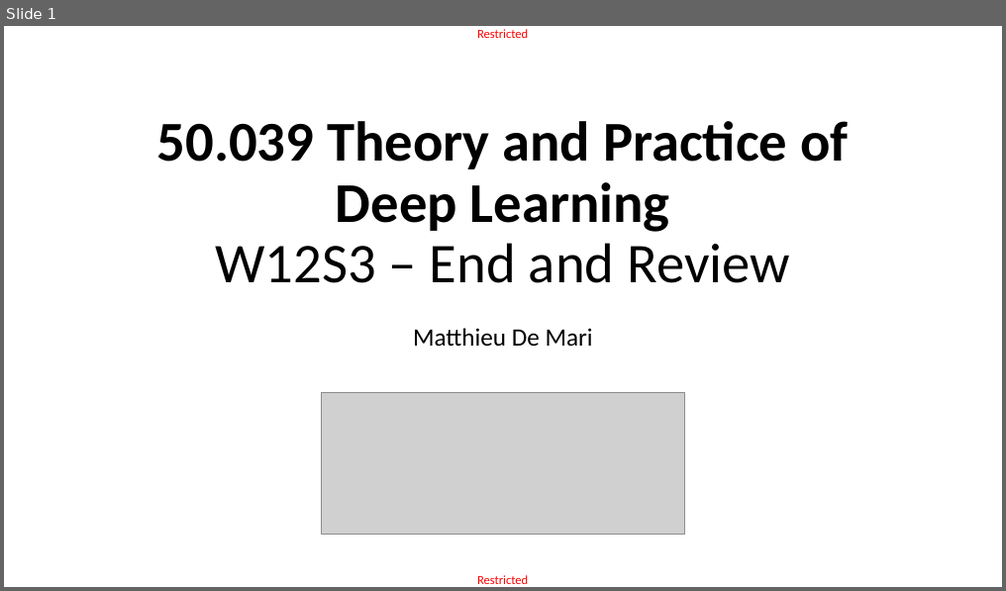
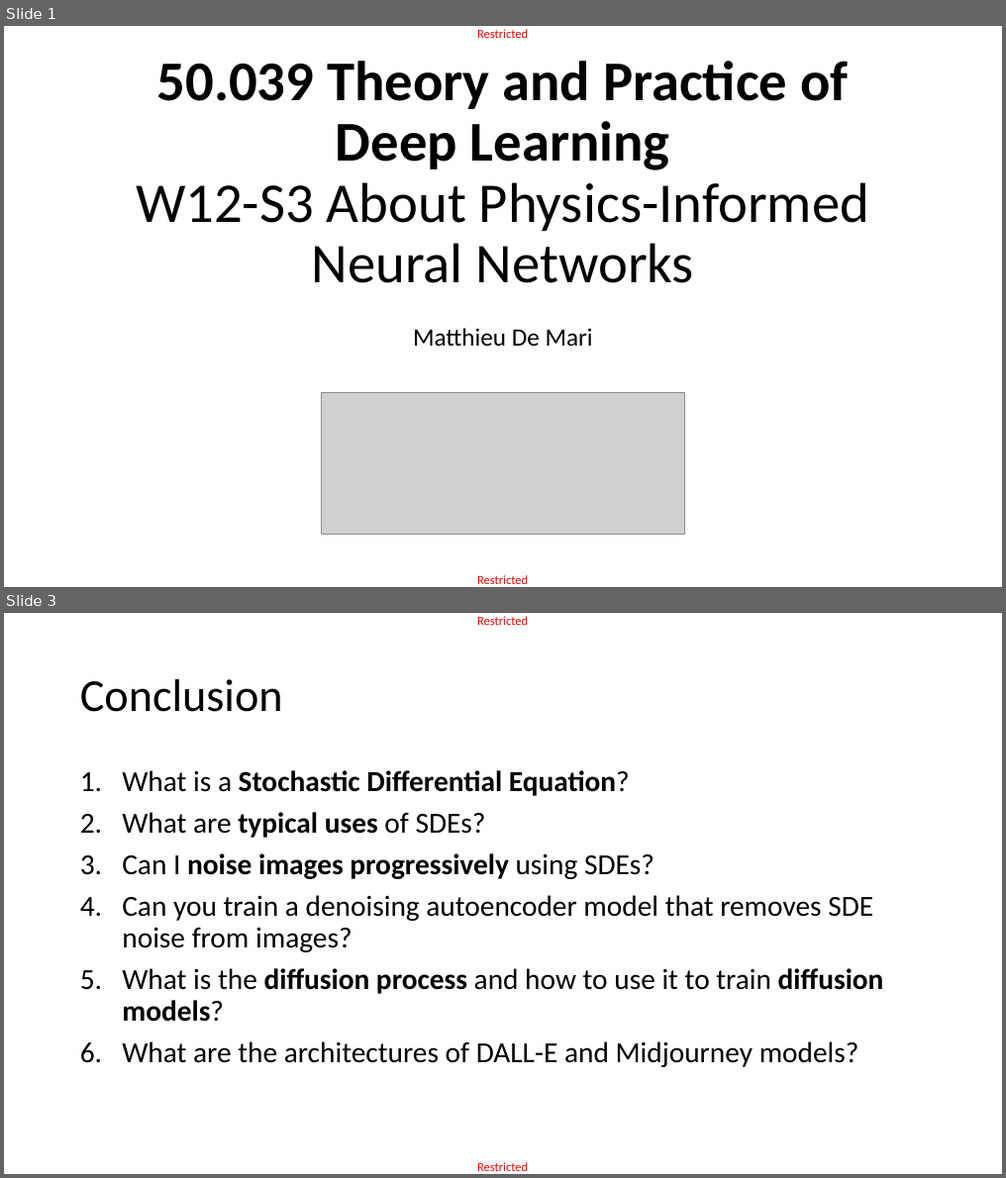
Before and after one commit to matthieudemari/SUTD_DL_50_039, a slide deck: W12/3. W12S3 final/W12S3.pptx. Shown one above the other, each under a label of ours: slide 1 before the commit, slides 1 and 3 after it; the slides between them are not shown. The pictures are 1006x591 and 1006x1178 pixels, drawn with LibreOffice and Linux fonts; fonts in the diff are those of the drawing; grey boxes stand for pictures. Boxes give left, top, right and bottom in pixels: in the first picture for what was removed or moved away, otherwise in the second. Text is boxed around its words. In the diff, an @@ line names an element or a change of style, - is before the commit and + after.

Commit message:
Adding materials for a lecture on Physics-Informed Neural Networks.

```diff
--- a/W12/3. W12S3 final/W12S3.pptx
+++ b/W12/3. W12S3 final/W12S3.pptx
@@ slide 3 added at (4, 613, 1002, 1174), background #FFFFFF; not listed: 2 template elements that a slide beside it also shows @@
@@ title added at (80, 679, 283, 712), 44 pt, text #000000 @@
+Conclusion
@@ text added at (122, 770, 884, 1067), 28 pt, text #000000 @@
+1. What is a Stochastic Differential Equation?
+2. What are typical uses of SDEs?
+3. Can I noise images progressively using SDEs?
+4. Can you train a denoising autoencoder model that removes SDE noise from images?
+5. What is the diffusion process and how to use it to train diffusion models?
+6. What are the architectures of DALL-E and Midjourney models?
@@ slide 1 changed as well @@
@@ title at (136, 61, 869, 283): text changed; bold off @@
-50.039 Theory and Practice of
-Deep Learning
-W12S3 – End and Review
+50.039 Theory and Practice of
+Deep Learning
+W12-S3 About Physics-Informed
+Neural Networks
```
Also in this commit, not shown: 2 other slides added, 39 slides removed, 5 other files.
